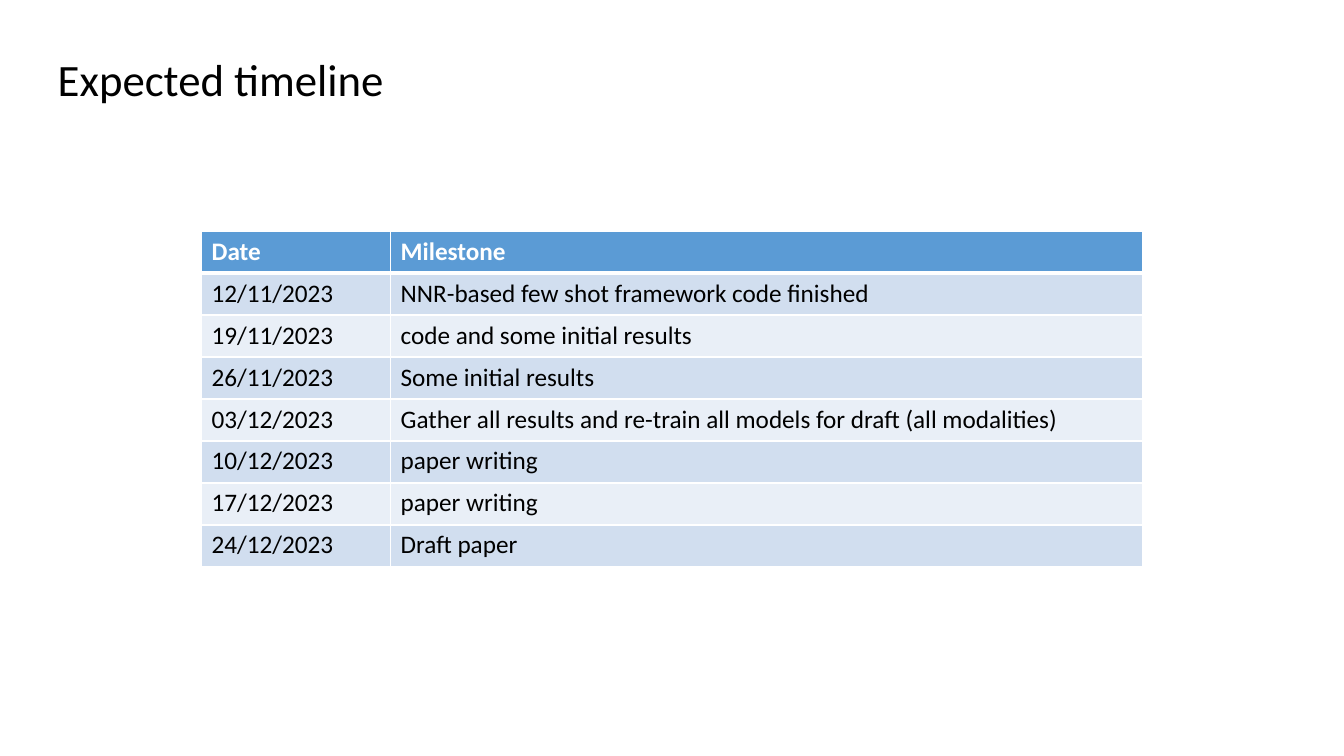
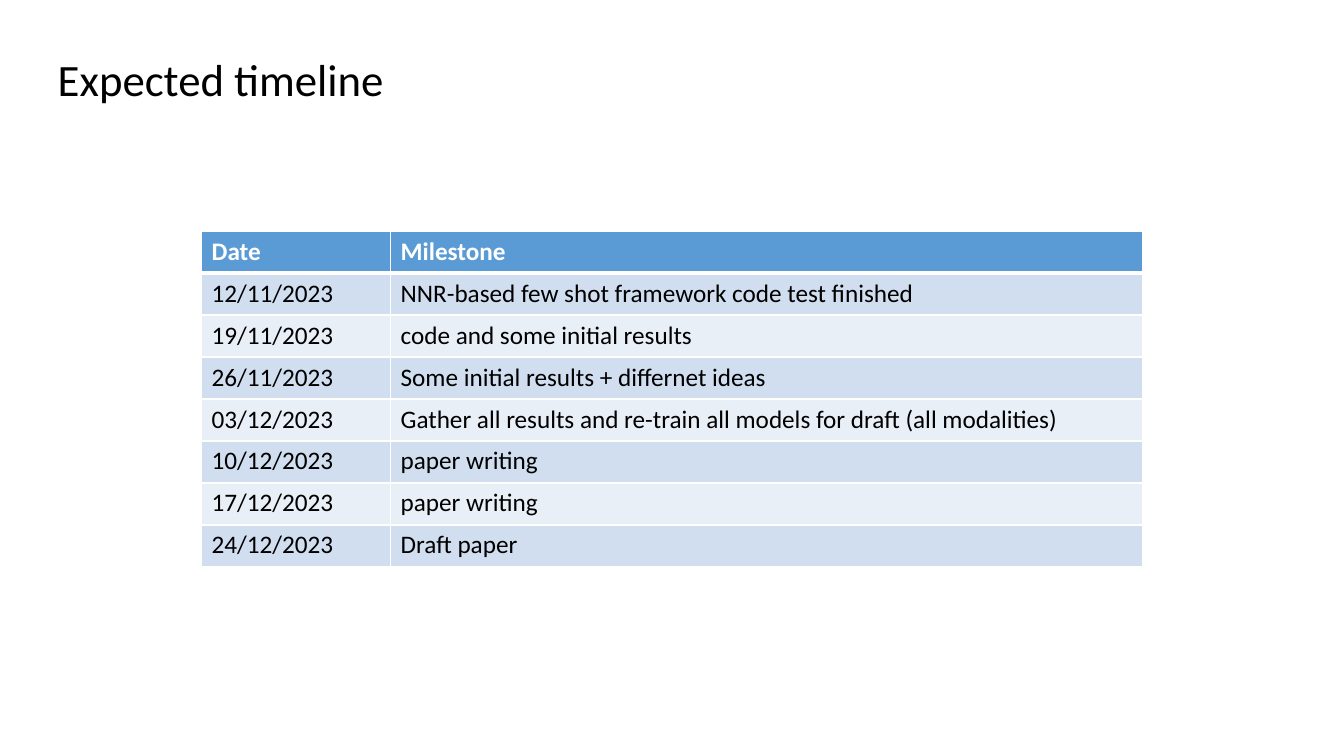
Before and after one commit to hanzhiwangchn/Microstructure_Age_Prediction, a slide deck: slide 8 of summary.pptx. Drawn at 1344x756 pixels with LibreOffice and Linux fonts; fonts in the diff are those of the drawing; background and template pictures are left out. Boxes give left, top, right and bottom in pixels: in the first picture for what was removed or moved away, otherwise in the second. Text is boxed around its words. In the diff, an @@ line names an element or a change of style, - is before the commit and + after.

```diff
--- a/summary.pptx
+++ b/summary.pptx
@@ table at <box>202,231,1143,567</box> @@
-row 2, column 2: NNR-based few shot framework code finished
+row 2, column 2: NNR-based few shot framework code test finished
-row 4, column 2: Some initial results
+row 4, column 2: Some initial results + differnet ideas
```
Also in this commit, not shown: 4 other slides changed, 2 slides added, 1 slide removed, 41 other files.
